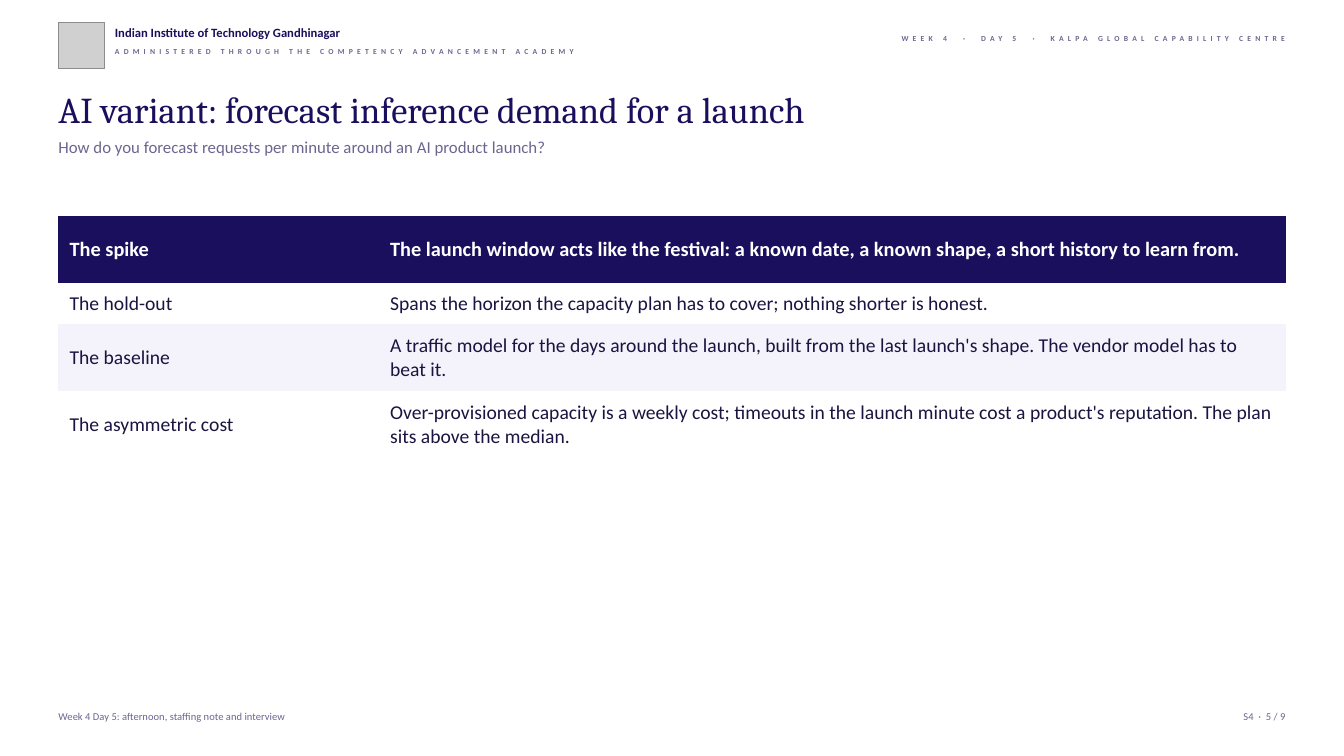
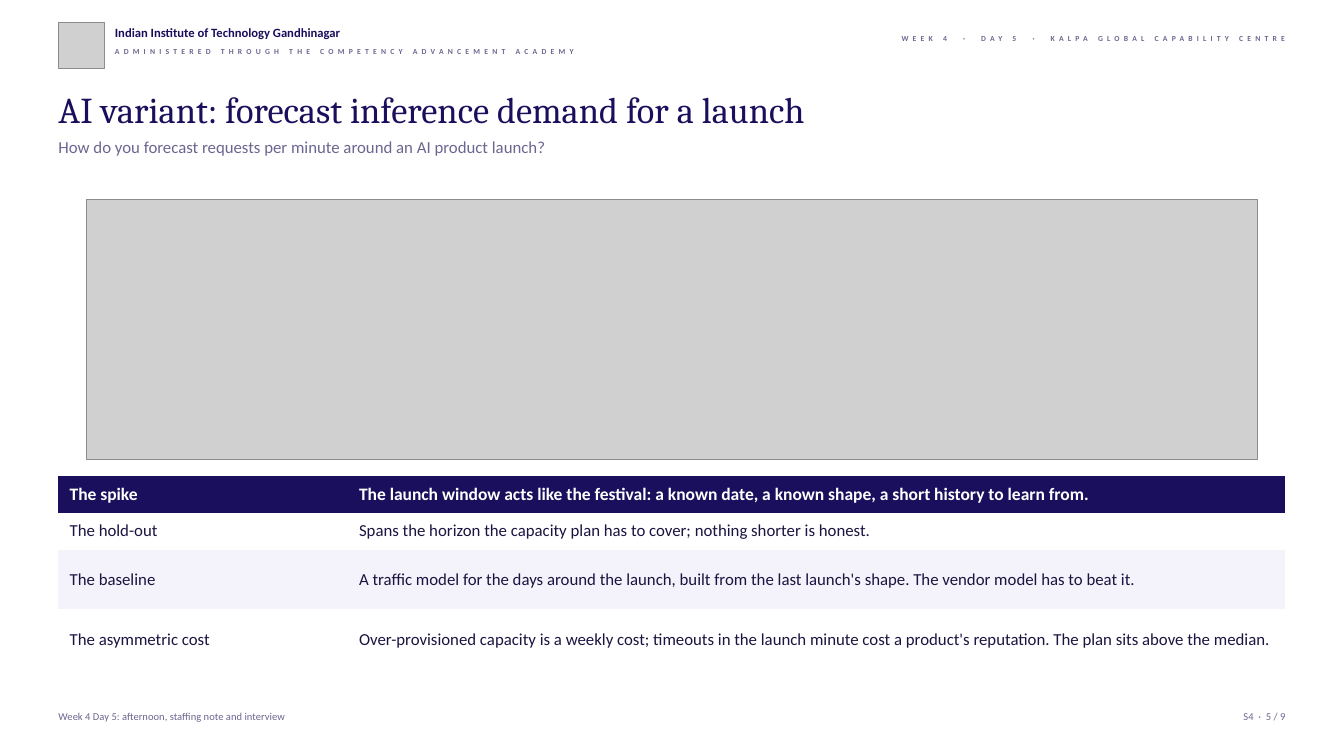
Before and after one commit to fde-academy-lab/c2-content-factory, a slide deck: slide 5 of content/W04/D5/slides/C2_W04_D05_half2_STUDENT.pptx. Drawn at 1344x756 pixels with LibreOffice and Linux fonts; fonts in the diff are those of the drawing; grey boxes stand for pictures; background and template pictures are left out. Boxes give left, top, right and bottom in pixels: in the first picture for what was removed or moved away, otherwise in the second. Text is boxed around its words. In the diff, an @@ line names an element or a change of style, - is before the commit and + after.

```diff
--- a/content/W04/D5/slides/C2_W04_D05_half2_STUDENT.pptx
+++ b/content/W04/D5/slides/C2_W04_D05_half2_STUDENT.pptx
@@ picture added at [86, 200, 1257, 460] @@
@@ table at [58, 476, 1286, 669] @@
@@ size 14.5 to 12.5 pt in "The spike", "The launch window acts like the festival: ..." @@
@@ size 14 to 12 pt in "The hold-out", "Spans the horizon the capacity plan has ...", "The baseline", "A traffic model for the days around ..." and 2 more places @@
@@ table: place and size @@
-table at [58, 216, 1286, 459]
+table at [58, 476, 1286, 669]
```
Also in this commit, not shown: 6 other files.
